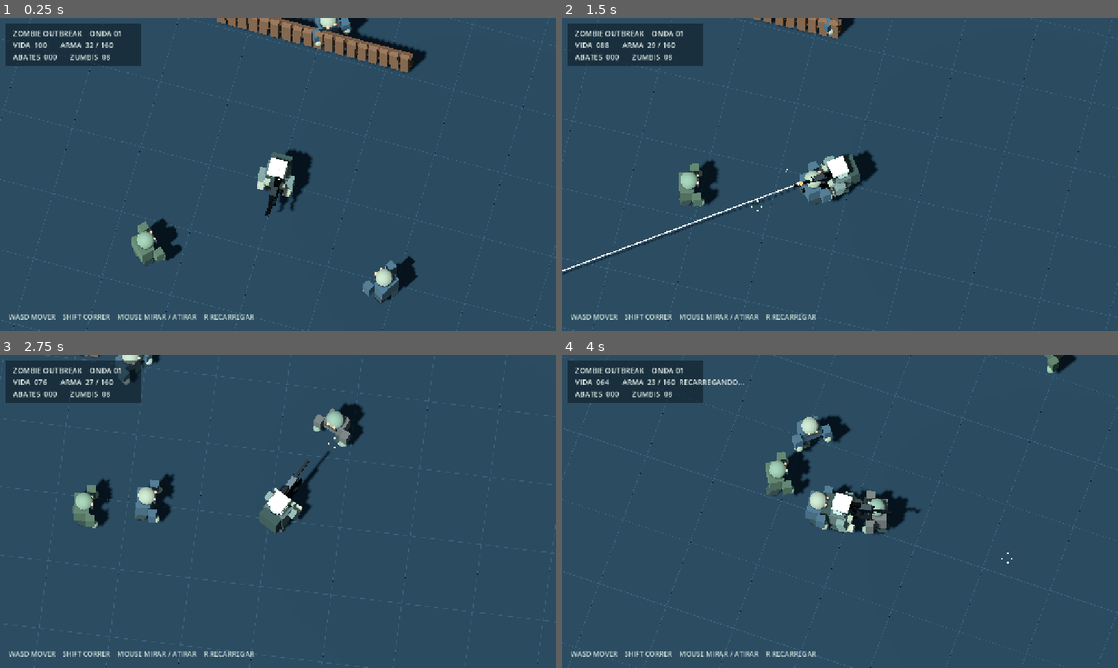
Above: before the commit, frames 1-4 (two rows, left to right).
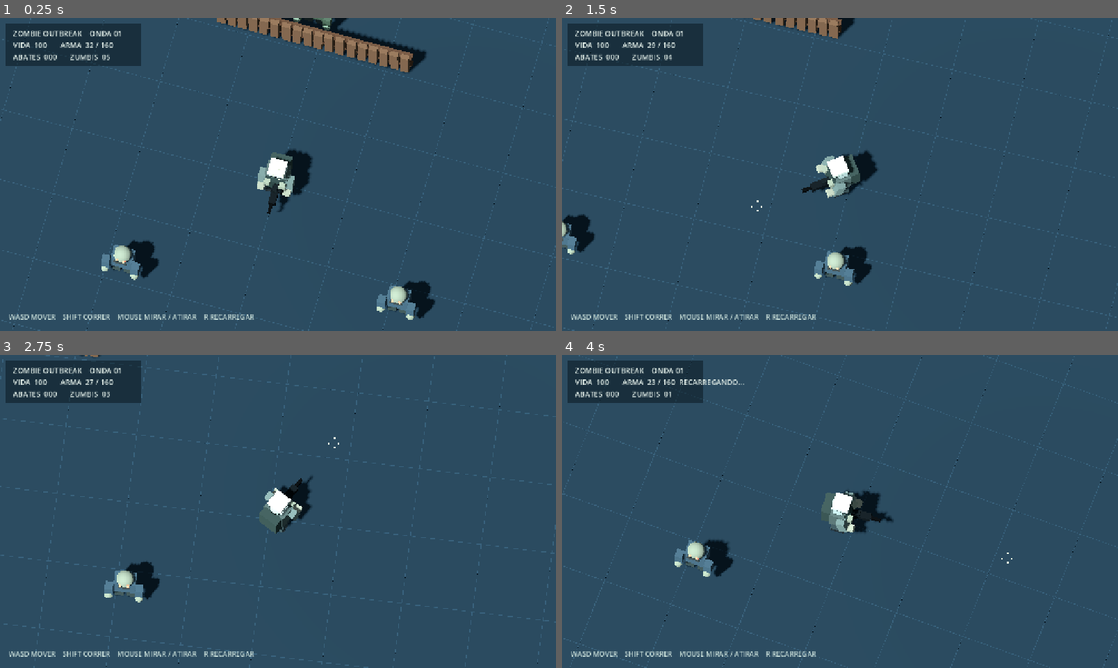
Above: after the commit, the same moments.

Repository: lulualcides-sys/Zumbi
Game: Godot game, scene res://scenes/Main.tscn
Two runs of this game, one before a commit and one after it. Both use one fixed random seed, a clock stepped at 60 frames per second and the inputs below.
Inputs (mouse positions are in pixels of both pictures, inside the frame that each line leads up to):
- Up to frame 1 (0.25 s): no input
- Up to frame 2 (1.5 s): tap Enter at 0.5 s; move the mouse to (962, 158) at 0.52 s; hold D 0.53-1.25 s; hold Enter 0.53-1.25 s; click (962, 158) at 0.67 s; drag from (728, 190) to (812, 237) at 1.27 s
- Up to frame 3 (2.75 s): move the mouse to (333, 442) at 2.02 s; hold D from 2.03 s (still down); hold Shift from 2.03 s (still down)
- Up to frame 4 (4 s): release D at 2.75 s; release Shift at 2.75 s; drag from (812, 574) to (673, 464) at 2.77 s; move the mouse to (1006, 558) at 3.52 s; hold A from 3.53 s (still down); hold R from 3.53 s (still down)

The runs differ from the first frame. In frame 1, 3.5% of the frame differs, in the area x 18-79%, y 0-97%; in frame 2, 3.0%; in frame 3, 3.5%; in frame 4, 6.5%, in the area x 0-100%, y 0-100%.
Error after the commit: Parse Error: Cannot infer the type of "height_scale" variable because the value doesn't have a set type. (res://scripts/VisualAssets.gd:62)

Commit message:
art: replace cartoon zombies with animated infected tactical humans and appropriate walk/melee states

Diff:
--- a/scripts/VisualAssets.gd
+++ b/scripts/VisualAssets.gd
@@ -40,7 +40,9 @@
 
 static func attach_character(body: CharacterBody3D, existing_rig: Dictionary, kind: String, variation: int = 0) -> Dictionary:
     var path := _path(kind, variation)
-    if kind == "survivor" and ResourceLoader.exists(TACTICAL_SOLDIER):
+    # Infected tactical humans match the detail and silhouette of the player.
+    # Avoid mixing a realistic soldier with cartoon Quaternius zombie models.
+    if ResourceLoader.exists(TACTICAL_SOLDIER):
         path = TACTICAL_SOLDIER
     if not ResourceLoader.exists(path):
         return {}
@@ -55,10 +57,13 @@
     model.name = "Art_CC0_" + kind
     model.position = Vector3(0.0, -0.87, 0.0)
     if path == TACTICAL_SOLDIER:
-        model.name = "TacticalSoldierAnimated"
+        model.name = "TacticalSoldierAnimated" if kind == "survivor" else "InfectedSoldierAnimated"
+        if kind == "zombie":
+            var height_scale := [0.92, 1.01, 1.09][posmod(variation, 3)]
+            model.scale = Vector3(1.0, height_scale, 1.0)
     body.add_child(model)
     if kind == "zombie":
-        _grade_character(model, "res://shaders/zombie_grade.gdshader")
+        _grade_character(model, "res://shaders/infected_soldier.gdshader")
     elif path == TACTICAL_SOLDIER:
         _grade_character(model, "res://shaders/tactical_armor.gdshader")
     var old_visual: Node3D = existing_rig.get("visual")
@@ -71,7 +76,9 @@
             available.append(str(name))
         if available.size() > 0:
             animator.play(available[0])
-    return {"root": model, "player": animator, "animations": available, "active": "", "path": path, "tactical": path == TACTICAL_SOLDIER}
+    return {"root": model, "player": animator, "animations": available, "active": "", "path": path,
+            "tactical": path == TACTICAL_SOLDIER and kind == "survivor",
+            "infected": path == TACTICAL_SOLDIER and kind == "zombie"}
 
 static func animate(rig: Dictionary, state: String, running: bool = false) -> void:
     if rig.is_empty():
@@ -81,21 +88,24 @@
         return
     var available: Array = rig.get("animations", [])
     var tactical: bool = rig.get("tactical", false)
+    var infected: bool = rig.get("infected", false)
     var preferred: Array = []
     match state:
         "walk":
-            if tactical:
+            if infected:
+                preferred = ["run", "mocap_walk_F", "walk"] if running else ["walk", "mocap_walk_F", "run"]
+            elif tactical:
                 preferred = ["aim_run", "ready_run", "run", "mocap_run_F", "aim_walk"] if running else ["aim_walk", "ready_walk", "walk", "mocap_walk_F"]
             else:
                 preferred = ["run_gun", "run", "walk_gun", "walk"] if running else ["walk_gun", "walk", "run"]
         "attack":
-            preferred = ["shoot", "aim_idle", "ready_idle", "idle_gun", "idle"]
+            preferred = ["melee", "hit", "walk"] if infected else ["shoot", "aim_idle", "ready_idle", "idle_gun", "idle"]
         "death":
             preferred = ["death", "die", "dead"]
         "reload":
             preferred = ["reload", "aim_idle", "idle_gun", "idle"]
         _:
-            preferred = ["aim_idle", "ready_idle", "idle", "idle_gun"] if tactical else ["idle_gun", "idle", "stand"]
+            preferred = ["idle", "walk"] if infected else (["aim_idle", "ready_idle", "idle", "idle_gun"] if tactical else ["idle_gun", "idle", "stand"])
 
     # First select exact clip names; do not match "idle" inside "aim_crouch_idle".
     # A substring selector made the soldier crouch even while standing still.
